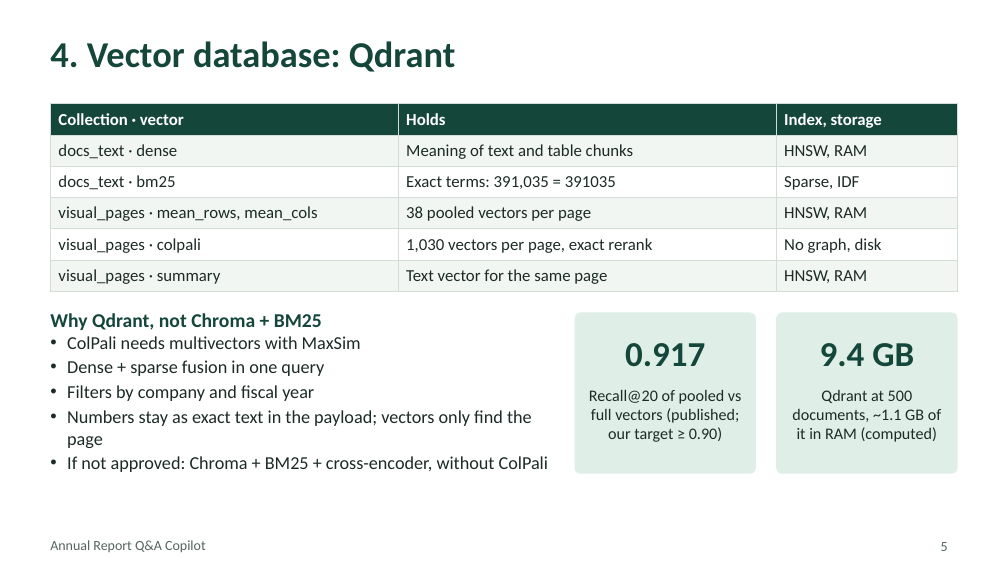
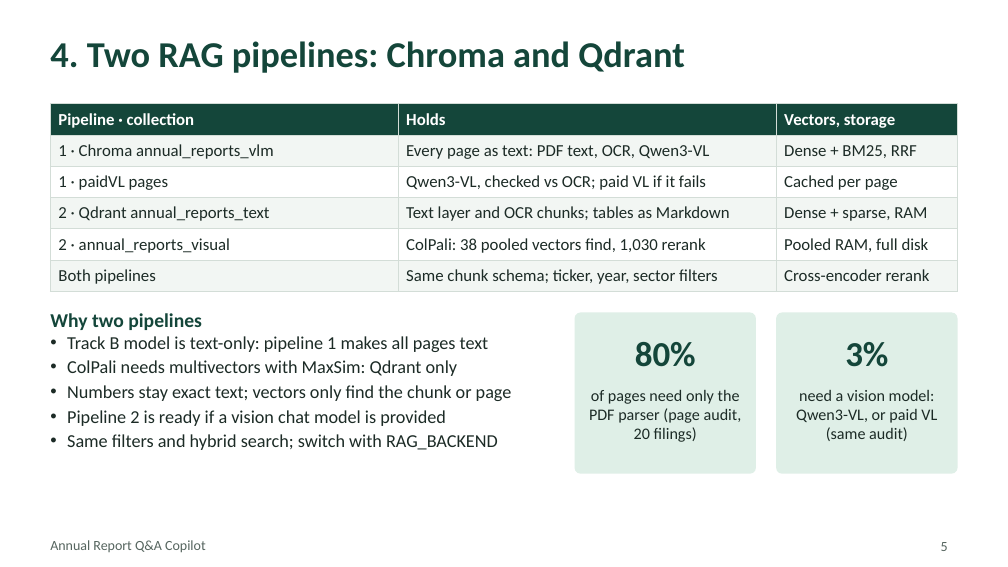
Before and after one commit to rama159065/Capstone, a slide deck: slide 5 of Annual_Report_Copilot_TrackB_Mentor_Deck.pptx. Drawn at 1008x567 pixels with LibreOffice and Linux fonts; fonts in the diff are those of the drawing. Boxes give left, top, right and bottom in pixels: in the first picture for what was removed or moved away, otherwise in the second. Text is boxed around its words. In the diff, an @@ line names an element or a change of style, - is before the commit and + after.

```diff
--- a/Annual_Report_Copilot_TrackB_Mentor_Deck.pptx
+++ b/Annual_Report_Copilot_TrackB_Mentor_Deck.pptx
@@ title at (x1=50, y1=41, x2=684, y2=73): text changed @@
-4. Vector database: Qdrant
+4. Two RAG pipelines: Chroma and Qdrant
@@ table at (x1=50, y1=104, x2=958, y2=291) @@
-row 1, column 1: Collection · vector
+row 1, column 1: Pipeline · collection
-row 1, column 3: Index, storage
+row 1, column 3: Vectors, storage
-row 2: docs_text · dense | Meaning of text and table chunks | HNSW, RAM
+row 2: 1 · Chroma annual_reports_vlm | Every page as text: PDF text, OCR, Qwen3-VL | Dense + BM25, RRF
-row 3: docs_text · bm25 | Exact terms: 391,035 = 391035 | Sparse, IDF
+row 3: 1 · paidVL pages | Qwen3-VL, checked vs OCR; paid VL if it fails | Cached per page
-row 4: visual_pages · mean_rows, mean_cols | 38 pooled vectors per page | HNSW, RAM
+row 4: 2 · Qdrant annual_reports_text | Text layer and OCR chunks; tables as Markdown | Dense + sparse, RAM
-row 5: visual_pages · colpali | 1,030 vectors per page, exact rerank | No graph, disk
+row 5: 2 · annual_reports_visual | ColPali: 38 pooled vectors find, 1,030 rerank | Pooled RAM, full disk
-row 6: visual_pages · summary | Text vector for the same page | HNSW, RAM
+row 6: Both pipelines | Same chunk schema; ticker, year, sector filters | Cross-encoder rerank
@@ text at (x1=50, y1=313, x2=512, y2=450): text changed @@
-Why Qdrant, not Chroma + BM25
-• ColPali needs multivectors with MaxSim
-• Dense + sparse fusion in one query
-• Filters by company and fiscal year
-• Numbers stay as exact text in the payload; vectors only find the page
-• If not approved: Chroma + BM25 + cross-encoder, without ColPali
+Why two pipelines
+• Track B model is text-only: pipeline 1 makes all pages text
+• ColPali needs multivectors with MaxSim: Qdrant only
+• Numbers stay exact text; vectors only find the chunk or page
+• Pipeline 2 is ready if a vision chat model is provided
+• Same filters and hybrid search; switch with RAG_BACKEND
@@ text at (x1=635, y1=342, x2=696, y2=367): text changed @@
-0.917
+80%
@@ text at (x1=845, y1=342, x2=888, y2=367): text changed @@
-9.4 GB
+3%
@@ text at (x1=589, y1=390, x2=742, y2=442): text changed @@
-Recall@20 of pooled vs full vectors (published; our target ≥ 0.90)
+of pages need only the PDF parser (page audit, 20 filings)
@@ text at (x1=796, y1=390, x2=937, y2=441): text changed @@
-Qdrant at 500 documents, ~1.1 GB of it in RAM (computed)
+need a vision model: Qwen3-VL, or paid VL (same audit)
```
Also in this commit, not shown: 7 other slides changed, 2 slides removed, 14 other files.
